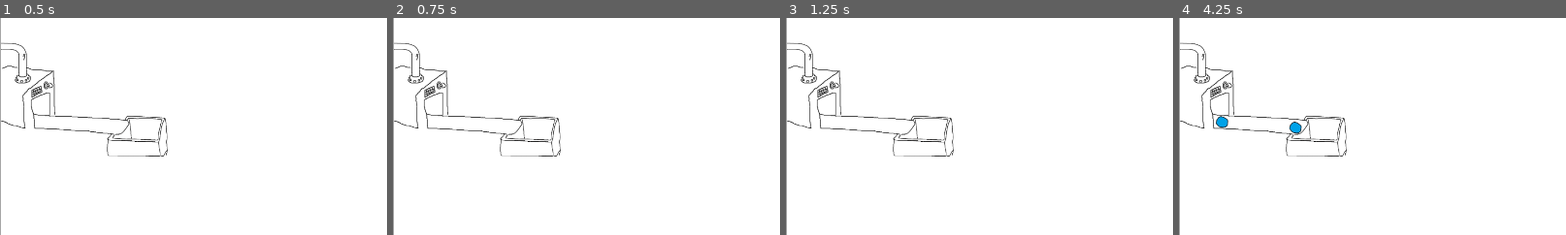
Above: before the commit, frames 1-4 (left to right).
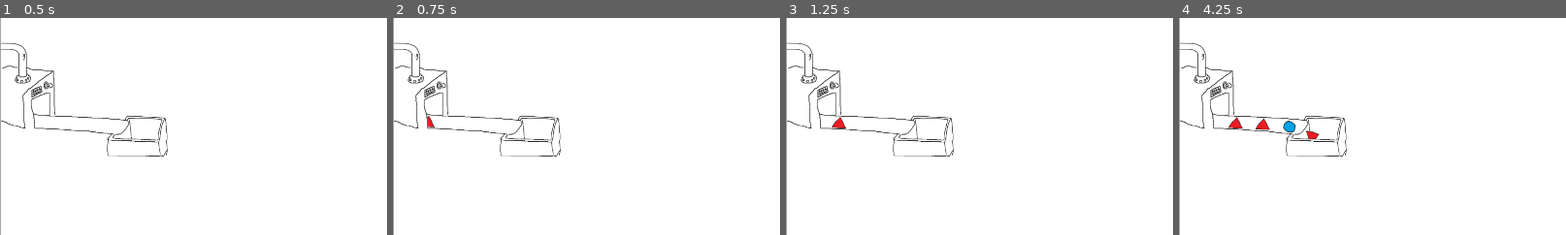
Above: after the commit, the same moments.

Repository: Codi-Cuinat/triangle-factory-game
Game: Godot game, scene res://Main.tscn
Two runs of this game, one before a commit and one after it. Both use one fixed random seed, a clock stepped at 60 frames per second and the inputs below.
Inputs:
- Up to frame 1 (0.5 s): no input
- Up to frame 2 (0.75 s): tap Enter at 0.5 s; hold Right (ui_right) from 0.53 s (still down)
- Up to frame 3 (1.25 s): keep holding Right (ui_right)
- Up to frame 4 (4.25 s): tap Space at 1.25 s; release Right (ui_right) at 1.28 s; hold Down (ui_down) 1.28-2.03 s; hold Right (ui_right) 2.03-2.78 s; hold Up (ui_up) 2.78-3.53 s; hold Left (ui_left) from 3.53 s (still down)
The pictures show only the part of the screen within x 0-50%, y 1-51%; the shares and areas given below are measured in that part.

Frame 1 is identical in both runs. In frame 2, less than 0.1% of the frame differs, in the area x 8-11%, y 45-51%; in frame 3, 0.1%; in frame 4, 0.7%, in the area x 9-37%, y 45-56%.

Commit message:
feat: generate unexpected piece

Diff:
--- a/Generador.tscn
+++ b/Generador.tscn
@@ -1,14 +1,16 @@
-[gd_scene load_steps=6 format=3 uid="uid://uicnig00gdnr"]
+[gd_scene load_steps=7 format=3 uid="uid://uicnig00gdnr"]
 
 [ext_resource type="Texture2D" uid="uid://bl5ml4uuwiabv" path="res://Assets/Generador Int.png" id="1_8q5mt"]
 [ext_resource type="Script" path="res://generador.gd" id="1_hx1mx"]
 [ext_resource type="PackedScene" uid="uid://dd3eb2e1csd0q" path="res://pieces/circle.tscn" id="2_0cxu1"]
+[ext_resource type="PackedScene" uid="uid://cal355yreu02g" path="res://pieces/triangle.tscn" id="2_116ou"]
 [ext_resource type="Texture2D" uid="uid://bn3048k1tyqed" path="res://Assets/Generador Ext.png" id="2_wydgp"]
-[ext_resource type="PackedScene" uid="uid://d1h2ktrb28qe2" path="res://Cinta.tscn" id="4_llge1"]
+[ext_resource type="PackedScene" uid="uid://d1h2ktrb28qe2" path="res://cinta.tscn" id="4_llge1"]
 
 [node name="Generador" type="Node2D"]
 script = ExtResource("1_hx1mx")
-piece_scene = Array[PackedScene]([ExtResource("2_0cxu1")])
+expected_piece = ExtResource("2_116ou")
+unexpected_pieces = Array[PackedScene]([ExtResource("2_0cxu1")])
 
 [node name="GeneradorInt" type="Sprite2D" parent="."]
 position = Vector2(359, 227)
@@ -22,7 +24,7 @@
 texture = ExtResource("2_wydgp")
 
 [node name="Timer" type="Timer" parent="."]
-wait_time = 2.0
+wait_time = 0.725
 autostart = true
 
 [connection signal="timeout" from="Timer" to="." method="_on_timer_timeout"]
--- a/generador.gd
+++ b/generador.gd
@@ -1,25 +1,36 @@
 extends Node2D
 
-@export var piece_scene: Array[PackedScene]
+# TODO: Falta afegir les possibles peces que l'operari pot anar alternant? o son les unexpected_pieces?
+@export var expected_piece: PackedScene # Expected piece generation for this machine
+@export var unexpected_pieces: Array[PackedScene] # Unexpected pieces generated by "error"
 
 func spawn_piece():
-	var piece = piece_scene[0].instantiate() as Piece
-	# Accede al Path2D de cinta
+	if should_spawn_unexpected_piece():
+		spawn_unexpected_piece()
+	else:
+		spawn_expected_piece()
 
+func should_spawn_unexpected_piece() -> bool:
+	return randf() < 0.20 # 20% of probability to generate an unexpected piece
+
+# Spawns the expected piece and adds it to the conveyor belt
+func spawn_expected_piece() -> void:
+	var piece = expected_piece.instantiate() as Piece
 	$"Cinta/Cinta int".add_child(piece)
 
+# Spawns a random unexpected piece and adds it to the conveyor belt
+func spawn_unexpected_piece() -> void:
+	var random_index = randi() % unexpected_pieces.size()
+	var piece = unexpected_pieces[random_index].instantiate() as Piece
+	$"Cinta/Cinta int".add_child(piece)
 
 # Called when the node enters the scene tree for the first time.
 func _ready() -> void:
-	#spawn_piece()
 	pass
-
 
 # Called every frame. 'delta' is the elapsed time since the previous frame.
 func _process(_delta: float) -> void:
-	#spawn_piece()
 	pass
 
 func _on_timer_timeout() -> void:
 	spawn_piece()
-	pass
--- a/piece.tscn
+++ b/piece.tscn
@@ -21,7 +21,6 @@
 [node name="Area2D" type="Area2D" parent="Path2D/PathFollow2D" groups=["piece"]]
 position = Vector2(332.774, 49.0124)
 rotation = -0.063407
-scale = Vector2(1, 1)
 
 [node name="CollisionShape2D" type="CollisionShape2D" parent="Path2D/PathFollow2D/Area2D"]
 position = Vector2(-327, -70)
@@ -30,7 +29,6 @@
 [node name="Sprite2D" type="Sprite2D" parent="Path2D/PathFollow2D/Area2D/CollisionShape2D"]
 position = Vector2(-2, 0)
 rotation = 0.063407
-scale = Vector2(1, 1)
 texture = ExtResource("3_pbsx1")
 
 [connection signal="area_entered" from="Path2D/PathFollow2D/Area2D" to="." method="_on_area_2d_area_entered"]
--- a/pieces/circle.tscn
+++ b/pieces/circle.tscn
@@ -1,9 +1,5 @@
-[gd_scene load_steps=3 format=3 uid="uid://dd3eb2e1csd0q"]
+[gd_scene load_steps=2 format=3 uid="uid://dd3eb2e1csd0q"]
 
 [ext_resource type="PackedScene" uid="uid://rk8ocuy4873a" path="res://piece.tscn" id="1_nnfj1"]
-[ext_resource type="Texture2D" uid="uid://ctymsnc2au20m" path="res://Assets/Circle.png" id="2_0c6gf"]
 
 [node name="Piece" instance=ExtResource("1_nnfj1")]
-
-[node name="Sprite2D" parent="." index="0"]
-texture = ExtResource("2_0c6gf")
--- /dev/null
+++ b/pieces/triangle.tscn
@@ -0,0 +1,9 @@
+[gd_scene load_steps=3 format=3 uid="uid://cal355yreu02g"]
+
+[ext_resource type="PackedScene" uid="uid://rk8ocuy4873a" path="res://piece.tscn" id="1_7yfao"]
+[ext_resource type="Texture2D" uid="uid://bjifj87i0d022" path="res://Assets/Triangle.png" id="2_cfmrn"]
+
+[node name="Piece" instance=ExtResource("1_7yfao")]
+
+[node name="Sprite2D" parent="Path2D/PathFollow2D/Area2D/CollisionShape2D" index="0"]
+texture = ExtResource("2_cfmrn")
